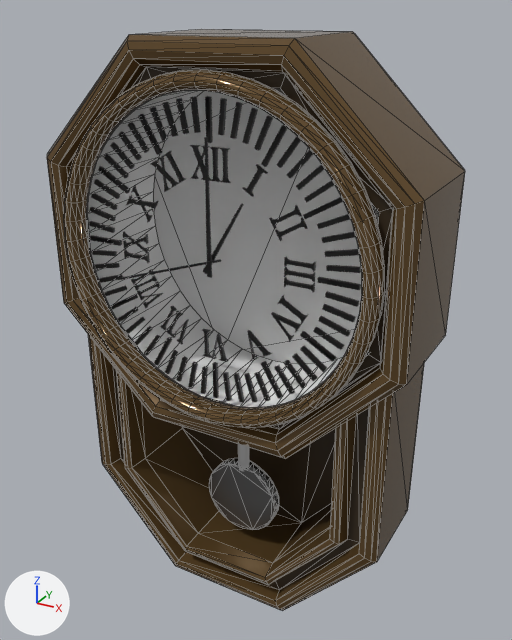
An edit to the glTF model 諏訪ノ森時計.glb, drawn before and after from the same camera.
Rendered twice from a 50 mm camera at (7.73, -12.4, 15.9) aimed at (0.16, 1.35, 9.02). Every picture has the same lights, and +X, +Y and +Z are marked at lower left. Mesh edges are drawn as thin lines on the coarser meshes. Where no turn or scale is listed for an object, it has been applied to the vertices. Vertices at the same position are counted once.

In view in the first picture: 'テキスト', 'テキスト.001', 'テキスト.013', 'テキスト.015', 'トーラス.001', 'トーラス.002', 'トーラス.003', '円柱'.
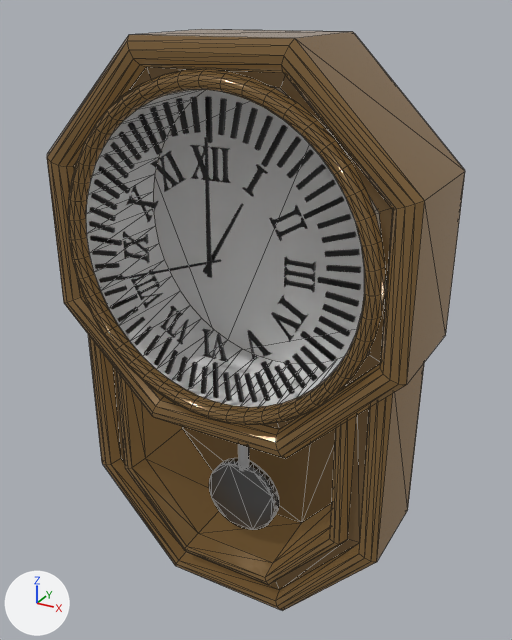
Changed parts and their boxes (x1, y1, x2, y2) in the pictures (512 x 640 px; the box of a moved part takes in the faces that stretch with it):
'トーラス.002', recoloured, surface changed, reshaped
    both: (47, 29, 465, 459)
'トーラス.003', recoloured, surface changed
    both: (88, 335, 425, 611)
'トーラス.001', recoloured, surface changed, reshaped
    before: (63, 70, 385, 428)
    after: (68, 69, 387, 425)
part 1 of me_トーラス_001, added (brown)
    after: (68, 69, 386, 425)
part 2 of me_トーラス_001, deleted (brown)
    before: (63, 70, 385, 428)
part 3 of me_トーラス_002, moved or reshaped
    before: (278, 209, 393, 429)
    after: (277, 209, 393, 429)
part 4 of me_トーラス_002, moved or reshaped
    both: (147, 67, 392, 212)
part 5 of me_トーラス_002, moved or reshaped
    before: (87, 67, 151, 251)
    after: (73, 67, 151, 169)
part 6 of me_トーラス_002, moved or reshaped
    before: (120, 325, 280, 429)
    after: (264, 422, 280, 429)

Edits to the bpy script that builds the scene:
```text
Change mat_マテリアル_003:
    add mat_マテリアル_003.emission_color = (0.0787, 0.0465, 0.0175)  # brown #4f3d24
    add mat_マテリアル_003.emission_strength = 1.0
Change mat_マテリアル_004:
    mat_マテリアル_004.base_color: (0.0422, 0.026, 0.0109) -> (0.0767, 0.0459, 0.0179)  # brown #3a2d1b -> brown #4e3c24
    add mat_マテリアル_004.emission_color = (0.0457, 0.0271, 0.0106)  # brown #3c2e1a
    add mat_マテリアル_004.emission_strength = 1.0
Change me_トーラス_001:
    used by ob_トーラス_001; location = (0.0, -0.35, 11.0)
    remove me_トーラス_001.from_pydata(...)  # 624 vertices, 1248 faces; spans x -3.84..3.84, y -0.41..2.93, z -3.84..3.84
    add me_トーラス_001.from_pydata(...)  # 432 vertices, 672 faces; spans x -3.84..3.84, y -0.27..2.93, z -3.84..3.84
    me_トーラス_001 part 1: a new loose piece of 336 vertices spanning x -3.84..3.84, y -0.27..0.07, z -3.84..3.84, in mat_マテリアル_003 (brown #634c2e)
    me_トーラス_001 part 2: 528 vertices removed from x -3.84..3.84, y -0.41..0.23, z -3.84..3.84
Change me_トーラス_002:
    where me_トーラス_002.from_pydata(...)  # 112 vertices, 222 faces; spans x -4.46..4.46, y -0.37..2.89, z -4.46..4.46
    used by ob_トーラス_002; location = (0.0, -0.1, 11.0)
    me_トーラス_002 part 3
    me_トーラス_002.vertices[104].co: (3.54, 0.0, 0.0) -> (3.81, 0.0, 0.0)  # not seen -> pixel (386, 288)
    me_トーラス_002.vertices[111].co: (2.5, 0.0, -2.51) -> (2.71, 0.0, -2.7)
    me_トーラス_002 part 4
    me_トーラス_002.vertices[105].co: (2.51, 0.0, 2.5) -> (2.65, 0.0, 2.67)  # not seen -> pixel (336, 141)
    me_トーラス_002.vertices[106].co: (0.0, 0.0, 3.54) -> (0.0, 0.0, 3.8)  # not seen -> pixel (212, 70)
    me_トーラス_002 part 5
    me_トーラス_002.vertices[107].co: (-2.5, 0.0, 2.51) -> (-2.67, 0.0, 2.7)  # pixel (115, 129) -> not seen
    me_トーラス_002.vertices[108].co: (-3.54, 0.0, 0.0) -> (-3.81, 0.0, 0.0)  # pixel (89, 234) -> not seen
    me_トーラス_002 part 6
    me_トーラス_002.vertices[109].co: (-2.51, 0.0, -2.5) -> (-2.69, 0.0, -2.68)  # pixel (131, 339) -> not seen
    me_トーラス_002.vertices[110].co: (0.0, 0.0, -3.54) -> (0.0, 0.0, -3.83)  # pixel (219, 401) -> not seen
```
